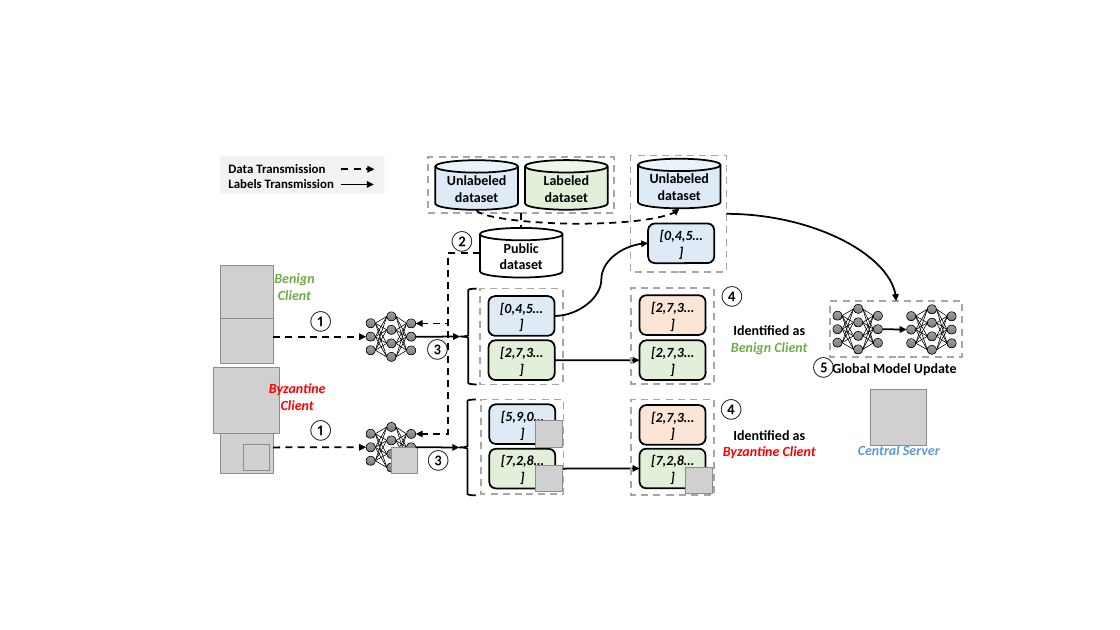
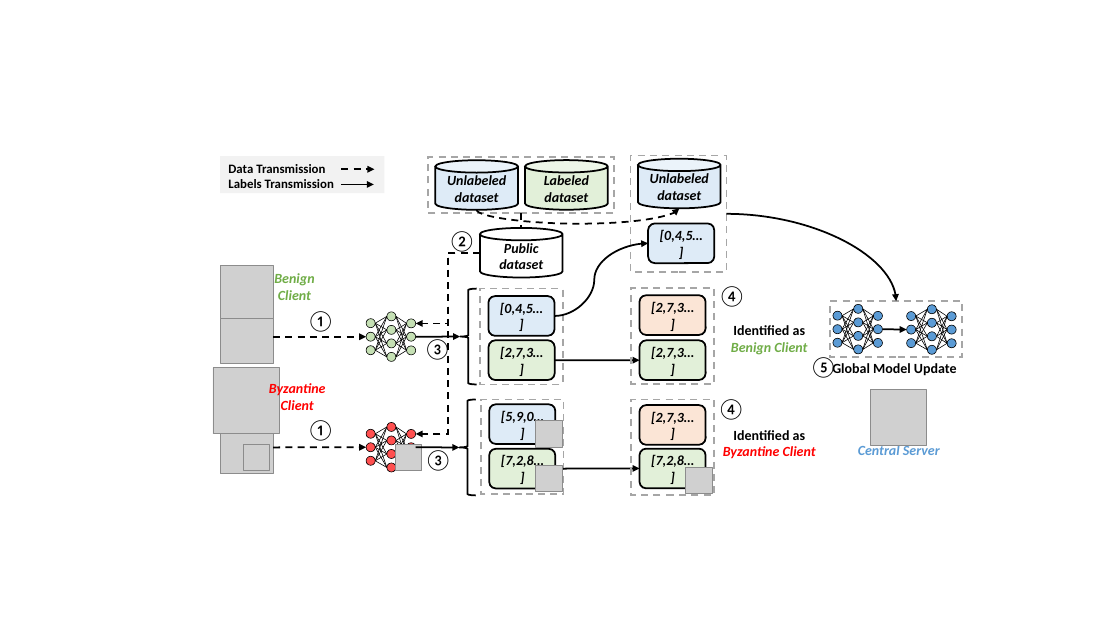
Before and after one commit to WhileBug/FLPhish, a slide deck: slide 1 of Manuscript/figures/Figure_FLPhish-2.pptx. Drawn at 1120x630 pixels with LibreOffice and Linux fonts; fonts in the diff are those of the drawing; grey boxes stand for pictures. Boxes give left, top, right and bottom in pixels: in the first picture for what was removed or moved away, otherwise in the second. Text is boxed around its words. In the diff, an @@ line names an element or a change of style, - is before the commit and + after.

```diff
--- a/Manuscript/figures/Figure_FLPhish-2.pptx
+++ b/Manuscript/figures/Figure_FLPhish-2.pptx
@@ italic on in 4 elements at (480,228,562,277), (525,160,607,210), (435,160,518,210), (638,159,720,208) @@
@@ curved arrow (555, 316) - (649, 244): route changed @@
@@ fill gradient #9D9D9D to #909090 to #7C7C7C to #5B9BD5 in 20 elements at (833,311,843,320), (833,325,843,334), (833,339,843,348), (854,345,863,355), (854,304,863,313), (854,318,863,327), (854,332,863,341), (874,312,883,321), (874,339,883,348), (874,325,883,334), (907,312,916,321), (907,325,916,334), (907,339,916,348), (928,345,937,355), (928,305,937,314), (928,318,937,328), (928,332,937,341), (948,312,957,321), (948,339,957,348), (948,325,957,334) @@
@@ fill gradient #9D9D9D to #909090 to #7C7C7C to #C5E0B4 in 10 elements at (366,318,376,328), (366,332,376,341), (366,346,376,355), (387,353,397,362), (387,312,397,321), (387,325,397,334), (387,339,397,348), (407,319,416,329), (407,346,416,355), (407,332,416,341) @@
@@ fill gradient #9D9D9D to #909090 to #7C7C7C to #FF5050 in 9 elements at (366,429,376,439), (366,443,376,452), (366,456,376,465), (387,463,397,472), (387,423,397,432), (387,436,397,445), (387,450,397,459), (407,429,416,439), (407,443,416,452) @@
@@ line added from (407, 461) to (396, 454), #000000 0.5 pt @@
@@ line added from (407, 461) to (396, 468), #000000 0.5 pt @@
```
Also in this commit, not shown: 11 other files.
